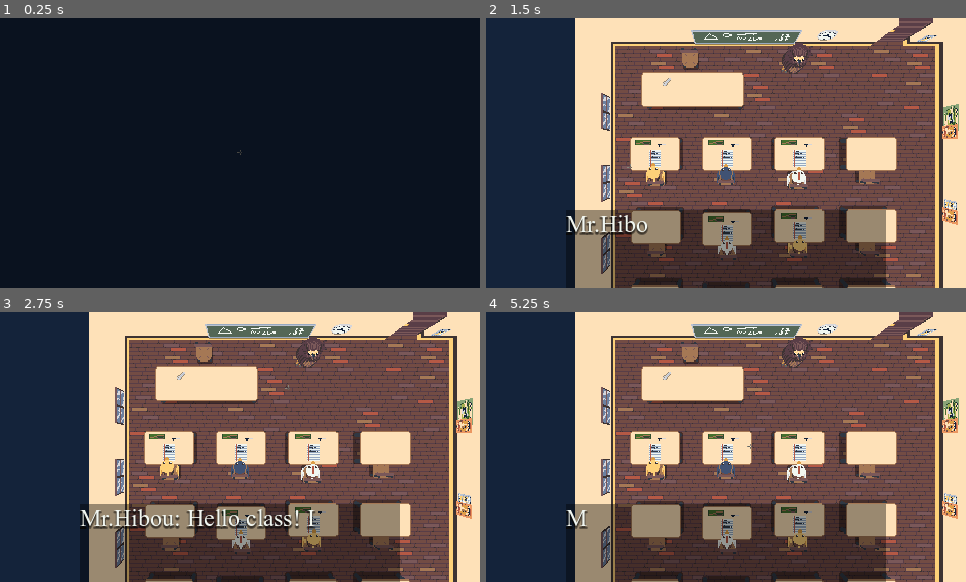
Above: before the commit, frames 1-4 (two rows, left to right).
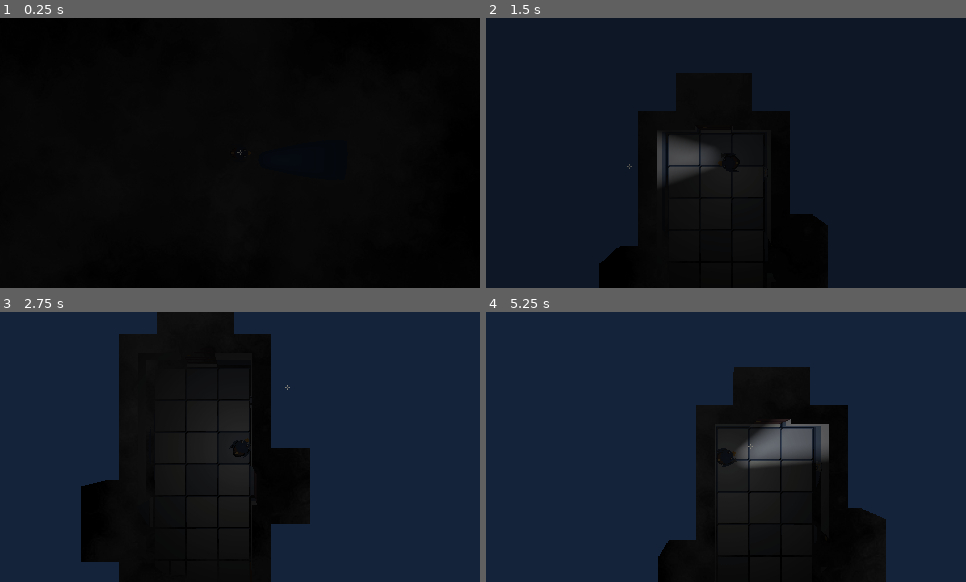
Above: after the commit, the same moments.

Repository: Jul1nk/School-Days-2
Game: Godot game, scene res://scenes/levels/game_world.tscn
The game is run twice, just before and just after one commit, with the same random seed, the same clock (stepped at 60 frames per second) and the same inputs.
Inputs (mouse positions are in pixels of both pictures, inside the frame that each line leads up to):
- Up to frame 1 (0.25 s): no input
- Up to frame 2 (1.5 s): move the mouse to (831, 139) at 0.52 s; hold D (right) 0.53-1.28 s; tap E (action) at 0.6, 1.35 s; move the mouse to (630, 166) at 1.27 s; hold S (down) from 1.28 s (still down)
- Up to frame 3 (2.75 s): move the mouse to (288, 387) at 2.02 s; release S (down) at 2.03 s; hold D (right) from 2.03 s (still down); tap F (flashlight) at 2.1 s; tap E (action) at 2.3 s
- Up to frame 4 (5.25 s): move the mouse to (702, 501) at 2.77 s; release D (right) at 2.78 s; hold W (up) 2.78-3.53 s; tap E (action) at 2.85, 3.6, 4.55, 5.1 s; move the mouse to (870, 487) at 3.52 s; hold A (left) 3.53-5.03 s; move the mouse to (582, 406) at 4.27 s; tap F (flashlight) at 4.35 s; move the mouse to (750, 447) at 5.02 s; hold S (down) from 5.03 s (still down)

The runs differ from the first frame. In frame 1, 56% of the frame differs, in the area x 0-100%, y 0-100%; in frame 2, 81%; in frame 3, 81%, in the area x 16-100%, y 0-100%; in frame 4, 81%.

Commit message:
few bug fixes

Diff:
--- a/scenes/levels/hallway.tscn
+++ b/scenes/levels/hallway.tscn
@@ -1,6 +1,7 @@
-[gd_scene load_steps=10 format=3 uid="uid://r02esigt7qpy"]
+[gd_scene load_steps=11 format=3 uid="uid://r02esigt7qpy"]
 
 [ext_resource type="PackedScene" uid="uid://c8u0xn04yibus" path="res://scenes/door.tscn" id="1_57idd"]
+[ext_resource type="Texture2D" uid="uid://dytjsekos324e" path="res://assets/vfx/furniture/door_toilets.png" id="2_gjghm"]
 [ext_resource type="PackedScene" uid="uid://jxp872moy3fp" path="res://scenes/object_instance.tscn" id="2_rwebd"]
 [ext_resource type="TileSet" uid="uid://ur3wjutcoubb" path="res://editor/floor_tileset.tres" id="3_65s2d"]
 [ext_resource type="Texture2D" uid="uid://dg8gwudj4jhft" path="res://assets/vfx/wall decoration/poster6.png" id="3_dvmtb"]
@@ -44,12 +45,14 @@
 rotation = 1.5708
 next_level = 4
 dialog_if_locked = "It's the girls bathroom, I can't go there."
+sprite_texture = ExtResource("2_gjghm")
 
 [node name="door_toilets_boys" parent="CanvasLayer_Entities/Doors" instance=ExtResource("1_57idd")]
 position = Vector2(28, -928)
 rotation = 1.5708
 next_level = 4
 locked = false
+sprite_texture = ExtResource("2_gjghm")
 
 [node name="door_yard_0" parent="CanvasLayer_Entities/Doors" instance=ExtResource("1_57idd")]
 position = Vector2(96, -1060)
@@ -97,6 +100,18 @@
 item_needed = 4
 dialog_if_unlocked = "The library is open."
 
+[node name="door_entrance1" parent="CanvasLayer_Entities/Doors" instance=ExtResource("1_57idd")]
+position = Vector2(996, -768)
+rotation = -1.5708
+dialog_if_locked = "The school entrance... it's locked... I want to get out!"
+dialog_if_unlocked = "The library is open."
+
+[node name="door_entrance2" parent="CanvasLayer_Entities/Doors" instance=ExtResource("1_57idd")]
+position = Vector2(1000, -832)
+rotation = 1.5708
+dialog_if_locked = "The school entrance... it's locked... I want to get out!"
+dialog_if_unlocked = "The library is open."
+
 [node name="Posters" type="Node2D" parent="CanvasLayer_Entities"]
 
 [node name="poster" parent="CanvasLayer_Entities/Posters" instance=ExtResource("2_rwebd")]
--- a/scenes/levels/toilets.tscn
+++ b/scenes/levels/toilets.tscn
@@ -1,6 +1,7 @@
-[gd_scene load_steps=14 format=3 uid="uid://dbfqd8746imoq"]
+[gd_scene load_steps=15 format=3 uid="uid://dbfqd8746imoq"]
 
 [ext_resource type="PackedScene" uid="uid://jxp872moy3fp" path="res://scenes/object_instance.tscn" id="1_ma2k5"]
+[ext_resource type="Texture2D" uid="uid://dytjsekos324e" path="res://assets/vfx/furniture/door_toilets.png" id="2_vgqj6"]
 [ext_resource type="Texture2D" uid="uid://xq3wt7di4735" path="res://assets/vfx/furniture/toilets.png" id="2_x2440"]
 [ext_resource type="TileSet" uid="uid://ur3wjutcoubb" path="res://editor/floor_tileset.tres" id="3_3wjcb"]
 [ext_resource type="PackedScene" uid="uid://c8u0xn04yibus" path="res://scenes/door.tscn" id="3_tx4ce"]
@@ -26,6 +27,7 @@
 next_level = 3
 spawn_point = 4
 locked = false
+sprite_texture = ExtResource("2_vgqj6")
 
 [node name="Toilets" type="Node2D" parent="CanvasLayer_Entities"]
 
@@ -37,6 +39,15 @@
 
 [node name="toilet_door2" parent="CanvasLayer_Entities/Toilets" instance=ExtResource("1_ma2k5")]
 position = Vector2(-240, -880)
+nb_frames = 20
+layer_distance = 1.0
+shadow_top = true
+solid = true
+sprite_texture = ExtResource("4_8p4py")
+
+[node name="toilet_door6" parent="CanvasLayer_Entities/Toilets" instance=ExtResource("1_ma2k5")]
+position = Vector2(-240, -880)
+rotation = -2.09439
 nb_frames = 20
 layer_distance = 1.0
 shadow_top = true
--- a/scripts/Global.gd
+++ b/scripts/Global.gd
@@ -16,12 +16,12 @@
 var item_key_classroom1: bool = false
 var item_key_classroom2: bool = false
 var item_key_library: bool = false
-var item_key_office1: bool = false
+var item_key_office1: bool = true
 var item_key_office2: bool = false
 var item_statuette: bool = false
 var item_key_strangedoor: bool = false
-var item_shovel: bool = false
-var item_code: bool = false
+var item_shovel: bool = true
+var item_code: bool = true
 
 
 func _int_to_level(n=0):
--- a/scripts/game_world.gd
+++ b/scripts/game_world.gd
@@ -49,17 +49,17 @@
 func _ready():
 	dialog_timer.connect("timeout", _dialog_continue)
 
-	_change_level(Global.lvl_path_classroom1_intro, 0)
+	_change_level(Global.lvl_path_yard, 0)
 
-	player._hide()
-
-	await animplay_transition.animation_finished
-	await animplay_transition.animation_finished
-
-	if current_level_path == Global.lvl_path_classroom1_intro or current_level_path == Global.lvl_path_classroom1_intro_glitched:
-		for i in range(dialog_intro.size()):
-			_dialog(dialog_intro[i])
-			await dialog_finished
+	#player._hide()
+	#
+	#await animplay_transition.animation_finished
+	#await animplay_transition.animation_finished
+	#
+	#if current_level_path == Global.lvl_path_classroom1_intro or current_level_path == Global.lvl_path_classroom1_intro_glitched:
+		#for i in range(dialog_intro.size()):
+			#_dialog(dialog_intro[i])
+			#await dialog_finished
 
 
 
--- a/scripts/interactible.gd
+++ b/scripts/interactible.gd
@@ -50,10 +50,13 @@
 
 				if special_item == 7:
 					emit_signal("statuette")
+				if special_item == 10:
+					Global._player_add_item(6)
 
-				dialog = special_dialog
-				special_item = special_item2
-				special_dialog = special_dialog2
+				if special_item != 0:
+					dialog = special_dialog
+					special_item = special_item2
+					special_dialog = special_dialog2
 
 				if change_look:
 					nb_frames = special_nb_frames
--- a/scripts/player.gd
+++ b/scripts/player.gd
@@ -41,7 +41,7 @@
 	# Basic 2D movement
 	var mvt_direction = Vector2(Input.get_axis("left", "right"),Input.get_axis("up", "down"))
 	if mvt_direction:
-		velocity = mvt_direction * SPEED
+		velocity = mvt_direction.normalized() * SPEED
 	else:
 		velocity.x = move_toward(velocity.x, 0, SPEED)
 		velocity.y = move_toward(velocity.y, 0, SPEED)
Binary file added: assets/vfx/furniture/door_toilets.png
Not shown, added: assets/vfx/furniture/door_toilets.png.import
Binary file changed: assets/vfx/furniture/strange_door.png
